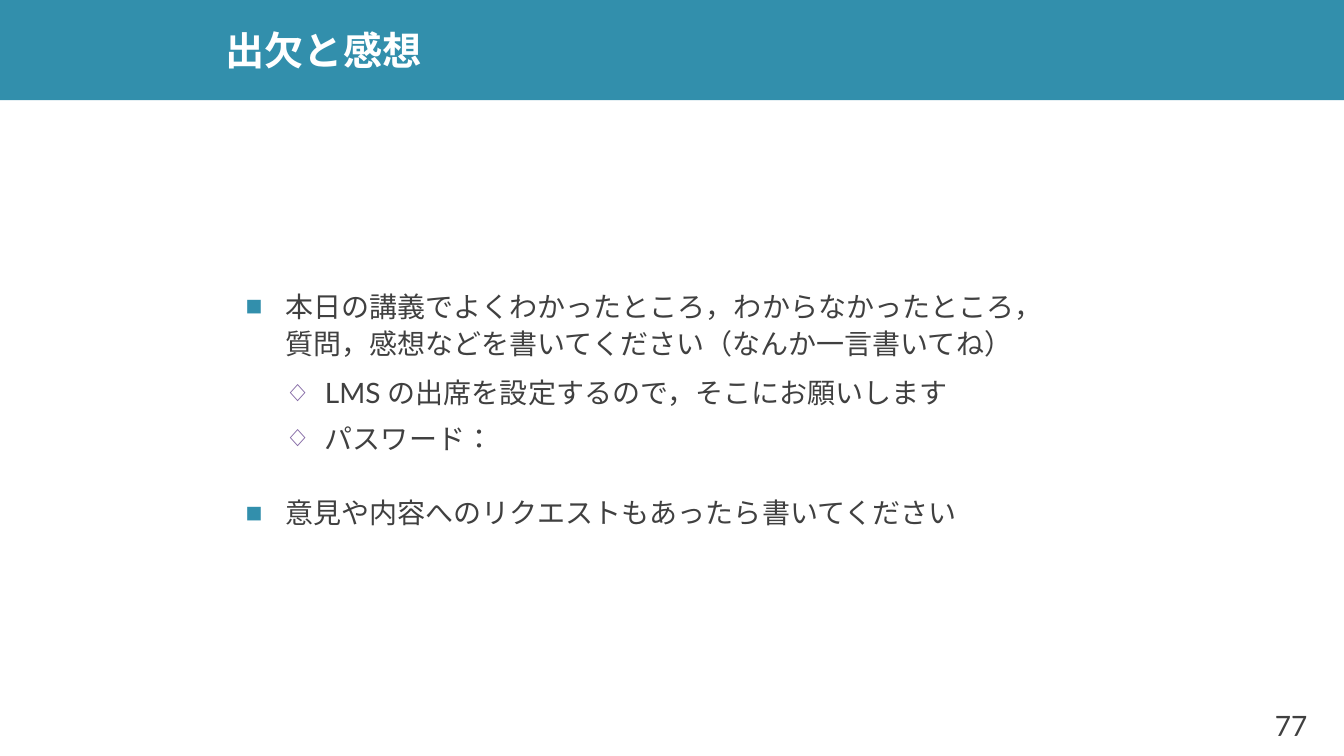
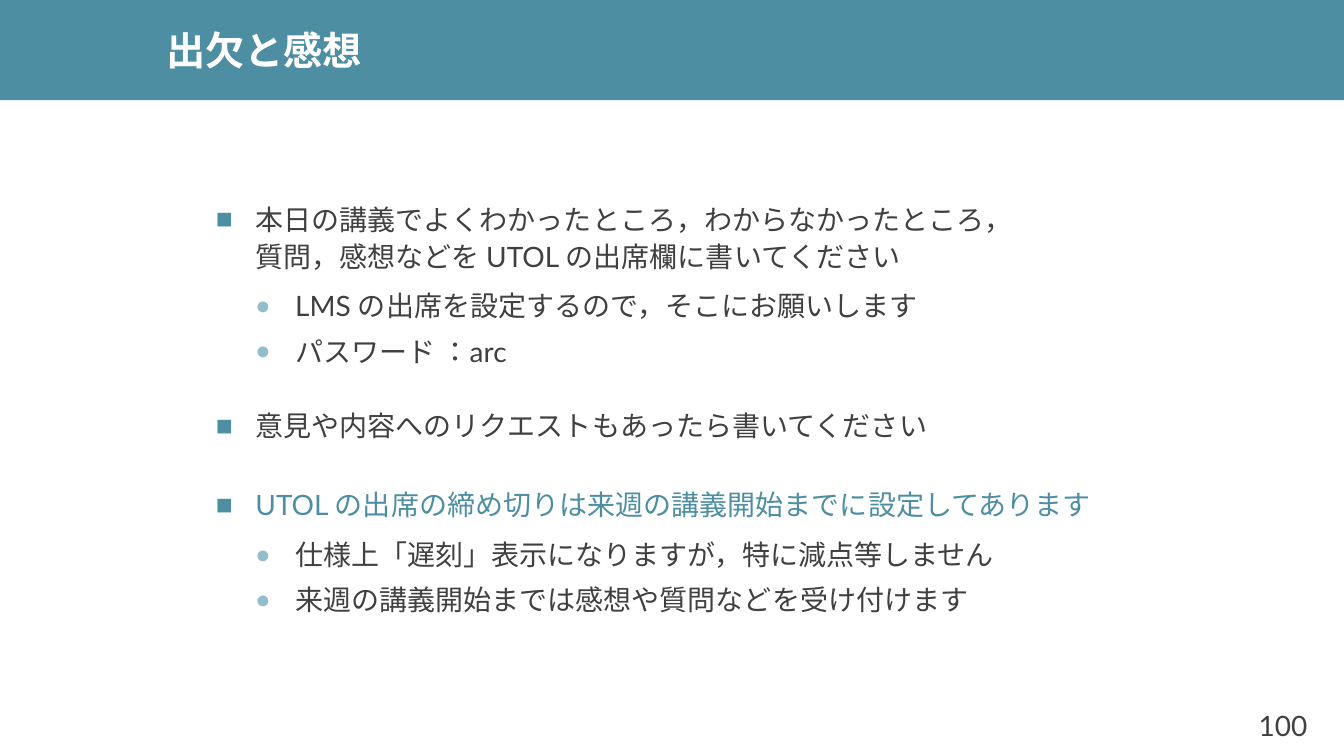
Before and after one commit to shioyadan/advanced-computer-organization, a slide deck: slide 100 of aco-shioya-06.pptx (slide 77 before the commit). Drawn at 1344x756 pixels with LibreOffice and Linux fonts; fonts in the diff are those of the drawing. Boxes give left, top, right and bottom in pixels: in the first picture for what was removed or moved away, otherwise in the second. Text is boxed around its words. In the diff, an @@ line names an element or a change of style, - is before the commit and + after.

```diff
--- a/aco-shioya-06.pptx
+++ b/aco-shioya-06.pptx
@@ rectangle at (x1=0, y1=0, x2=1344, y2=100): fill #328FAC to #4E8EA2 @@
@@ title "出欠と感想" moved from (x1=226, y1=31, x2=422, y2=69) to (x1=166, y1=31, x2=362, y2=69) @@
@@ text "本日の講義でよくわかったところ，わからなかったところ， 質問，感想などを UTOL の出席欄に書いてください" moved from (x1=285, y1=293, x2=1042, y2=526) to (x1=255, y1=206, x2=1091, y2=613) @@
@@ text at (x1=255, y1=206, x2=1012, y2=270): text changed @@
-■ 本日の講義でよくわかったところ，わからなかったところ，
-  質問，感想などを書いてください（なんか一言書いてね）
+■ 本日の講義でよくわかったところ，わからなかったところ，
+  質問，感想などを UTOL の出席欄に書いてください
@@ text at (x1=255, y1=292, x2=927, y2=439): bullet ◇ to ●; bullet colour #8064A2 to #92BDCA; bullet colour #328FAC to #4E8EA2 @@
@@ text at (x1=295, y1=339, x2=507, y2=363): text changed @@
-  ◇ パスワード：
+  ● パスワード ：arc
@@ text at (x1=255, y1=491, x2=1091, y2=613): paragraphs added @@
+■ UTOL の出席の締め切りは来週の講義開始までに設定してあります
+  ● 仕様上「遅刻」表示になりますが，特に減点等しません
+  ● 来週の講義開始までは感想や質問などを受け付けます
@@ page number at (x1=1259, y1=715, x2=1308, y2=736): text changed @@
-77
+100
```
Also in this commit, not shown: 41 other slides changed, 84 slides added, 51 slides removed, 3 other files.
